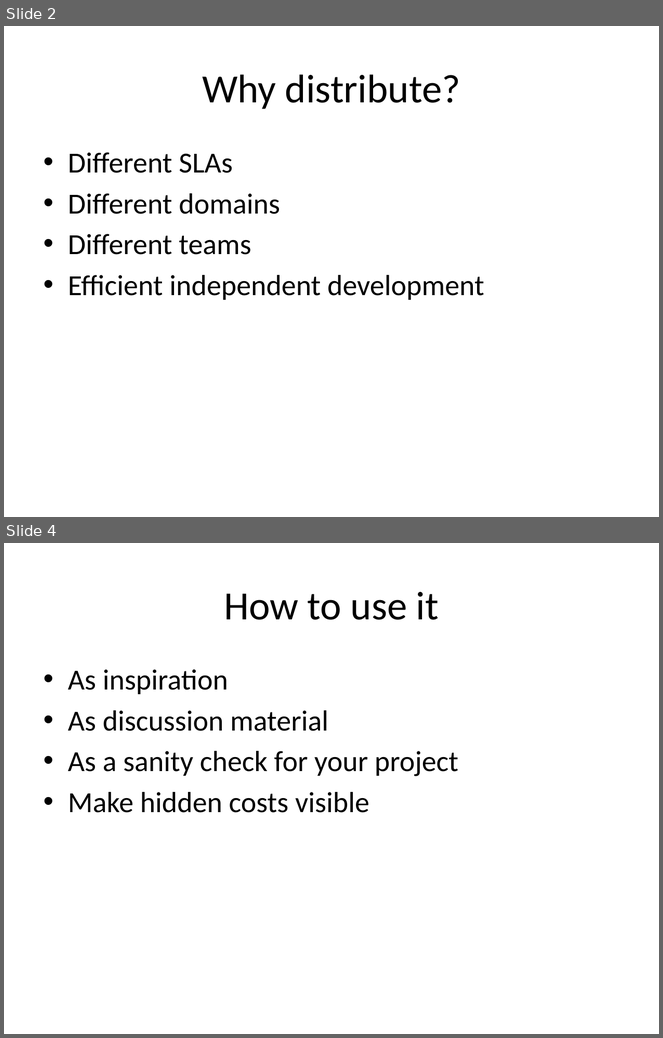
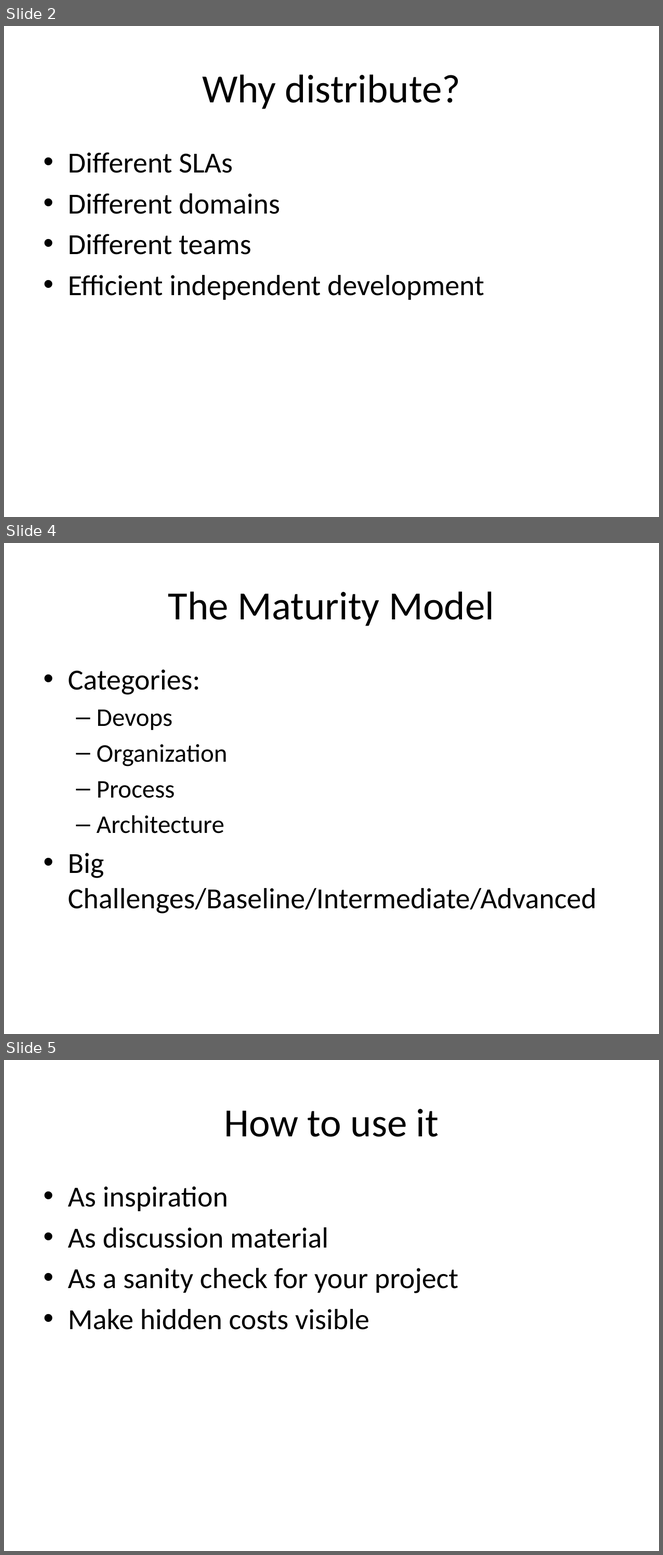
Before and after one commit to bekkopen/distributed-systems-maturity-model, a slide deck: presentation.pptx. Shown one above the other, each under a label of ours: slides 2 and 4 before the commit, slides 2, 4 and 5 after it; the slides between them are not shown. The pictures are 663x1038 and 663x1555 pixels, drawn with LibreOffice and Linux fonts; fonts in the diff are those of the drawing. Boxes give left, top, right and bottom in pixels: in the first picture for what was removed or moved away, otherwise in the second. Text is boxed around its words. In the diff, an @@ line names an element or a change of style, - is before the commit and + after.

```diff
--- a/presentation.pptx
+++ b/presentation.pptx
@@ slide 4 added at (4, 543, 659, 1034), background #FFFFFF @@
@@ title added at (168, 591, 494, 626), 44 pt, text #000000 @@
+The Maturity Model
@@ text added at (68, 669, 597, 914), 32 pt, text #000000 @@
+• Categories:
+  – Devops
+  – Organization
+  – Process
+  – Architecture
+• Big Challenges/Baseline/Intermediate/Advanced
@@ what was slide 4 is now slide 5 @@
```
Also in this commit, not shown: 1 slide changed.
